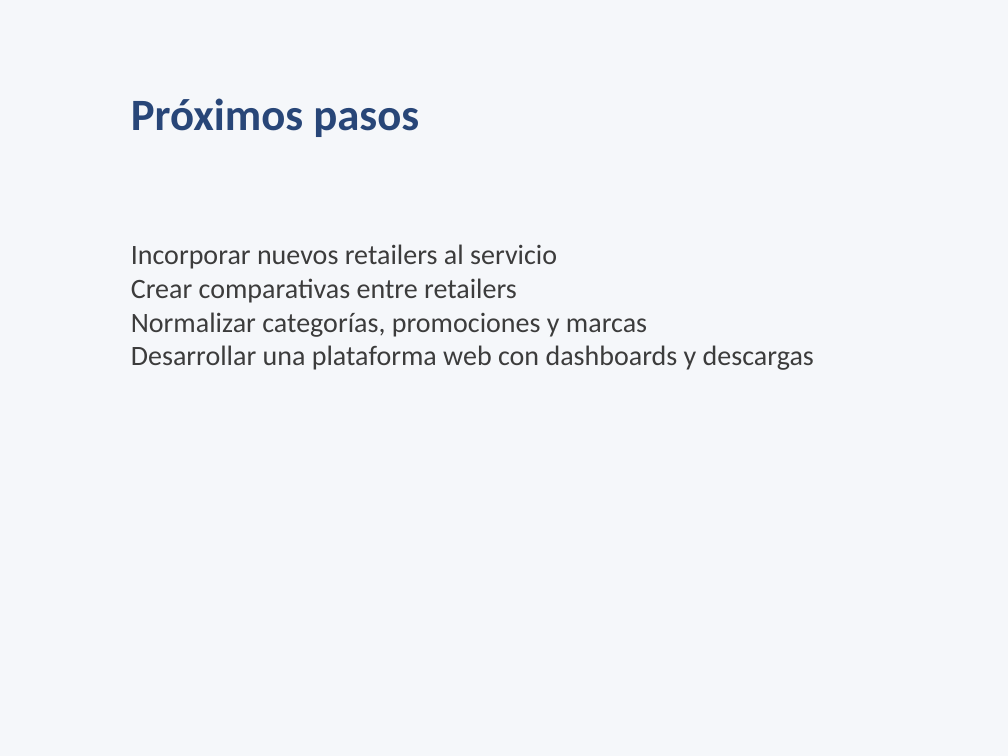
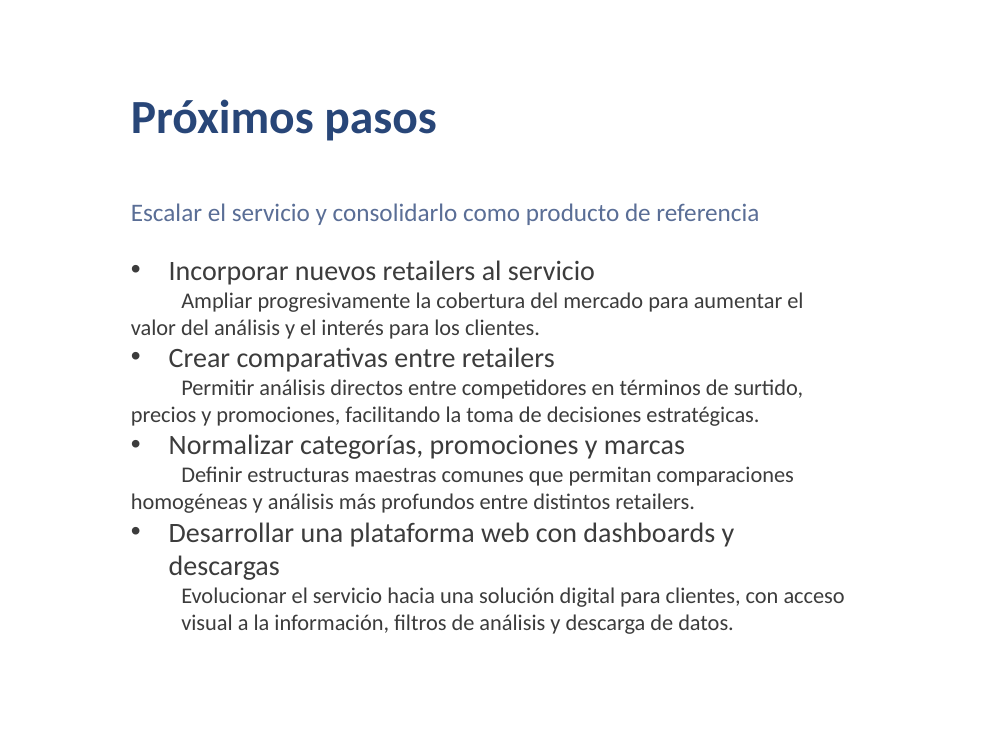
Before and after one commit to egarde-git/proyecto-curso, a slide deck: slide 9 of PresentacionProyecto.pptx. Drawn at 1008x756 pixels with LibreOffice and Linux fonts; fonts in the diff are those of the drawing. Boxes give left, top, right and bottom in pixels: in the first picture for what was removed or moved away, otherwise in the second. Text is boxed around its words. In the diff, an @@ line names an element or a change of style, - is before the commit and + after.

Commit message:
Actualizar PresentacionProyecto.pptx con nuevos contenidos

```diff
--- a/PresentacionProyecto.pptx
+++ b/PresentacionProyecto.pptx
@@ background #F5F7FA to #FFFFFF @@
@@ text "Próximos pasos" at <box>131,99,436,141</box>: size 32 to 34 pt @@
@@ text added at <box>131,203,759,225</box>, 18 pt, text #5A6E96 @@
+Escalar el servicio y consolidarlo como producto de referencia
@@ text "Incorporar nuevos retailers al servicio": place and size @@
-text "Incorporar nuevos retailers al servicio" at <box>131,244,814,370</box>
+text "Incorporar nuevos retailers al servicio" at <box>131,260,845,634</box>
@@ text at <box>169,260,735,580</box>: bullet none to • @@
@@ text at <box>131,292,803,339</box>: paragraph added @@
+Ampliar progresivamente la cobertura del mercado para aumentar el valor del análisis y el interés para los clientes.
@@ text at <box>131,379,803,426</box>: paragraph added @@
+Permitir análisis directos entre competidores en términos de surtido, precios y promociones, facilitando la toma de decisiones estratégicas.
@@ text at <box>131,466,794,513</box>: paragraph added @@
+Definir estructuras maestras comunes que permitan comparaciones homogéneas y análisis más profundos entre distintos retailers.
@@ text at <box>181,587,845,634</box>: paragraph added @@
+Evolucionar el servicio hacia una solución digital para clientes, con acceso visual a la información, filtros de análisis y descarga de datos.
```
Also in this commit, not shown: 8 other slides changed.
